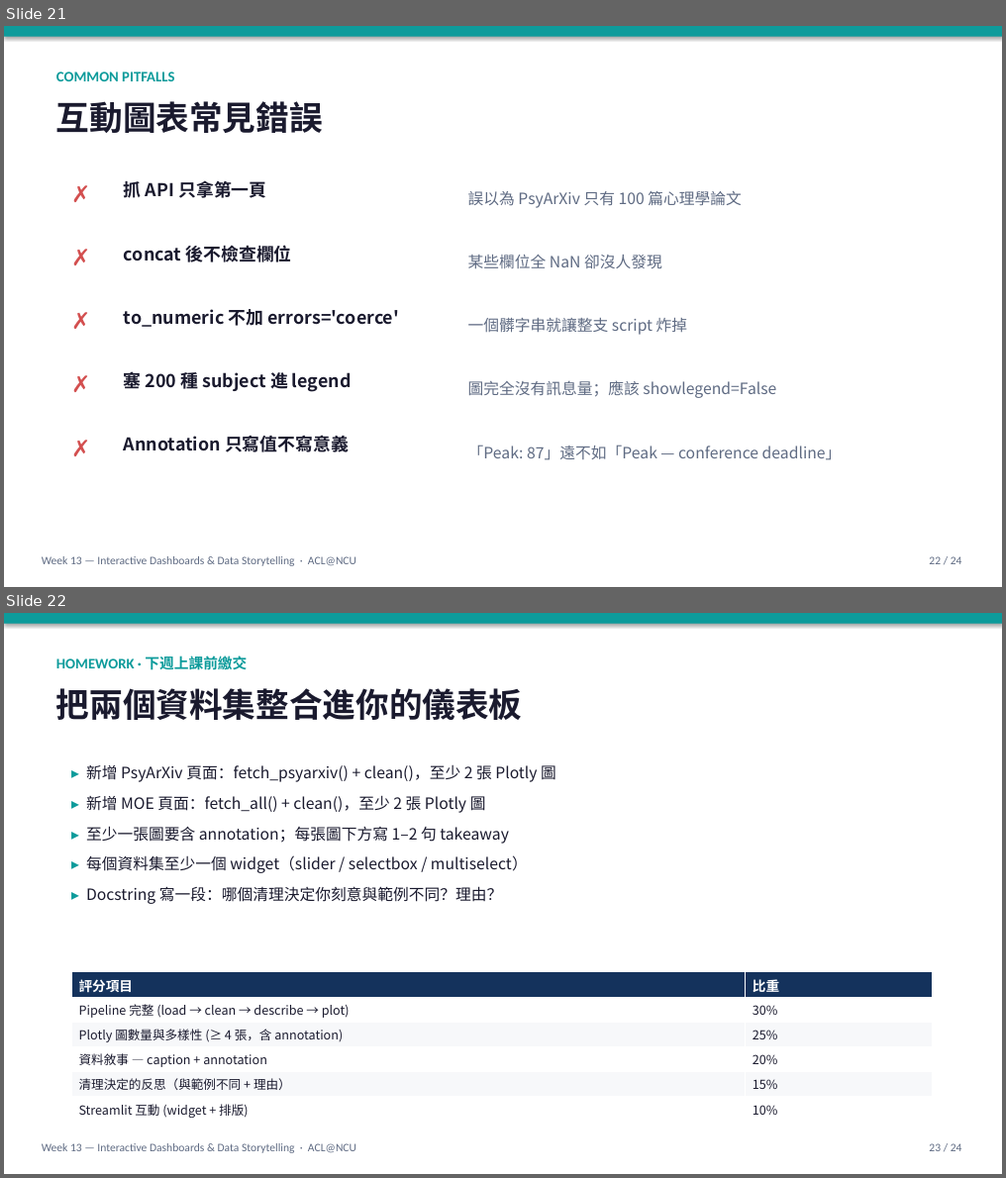
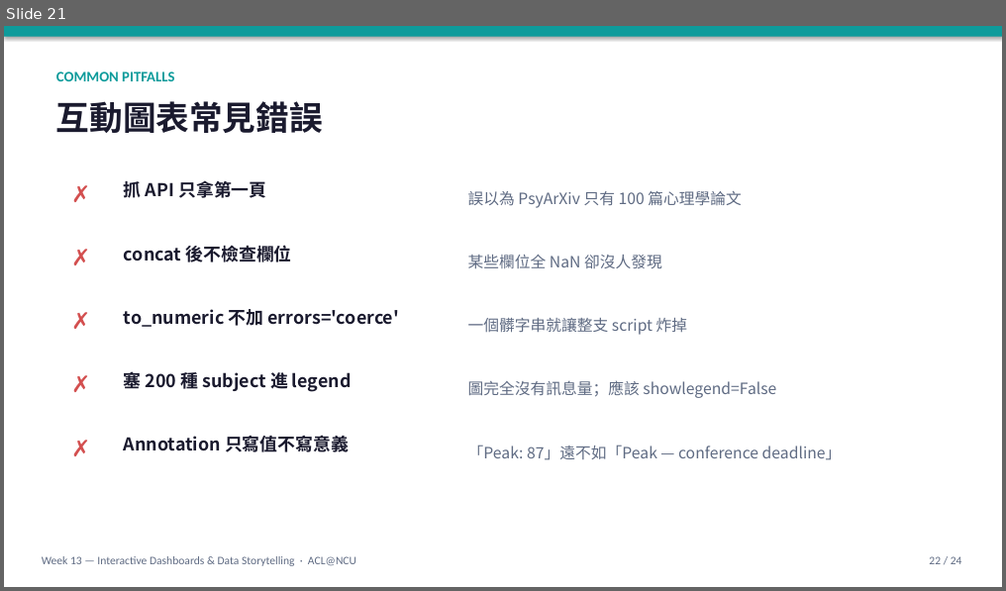
Before and after one commit to audachang/ncu-compneuro-2026-spring, a slide deck: week-13-interactive_dashboards_and_storytelling/week-13-slides.pptx. Shown one above the other, each under a label of ours: slides 21 and 22 before the commit, slide 21 after it. The pictures are 1006x1178 and 1006x591 pixels, drawn with LibreOffice and Linux fonts; fonts in the diff are those of the drawing. Boxes give left, top, right and bottom in pixels: in the first picture for what was removed or moved away, otherwise in the second. Text is boxed around its words. In the diff, an @@ line names an element or a change of style, - is before the commit and + after.

Commit message:
update week13

```diff
--- a/week-13-interactive_dashboards_and_storytelling/week-13-slides.pptx
+++ b/week-13-interactive_dashboards_and_storytelling/week-13-slides.pptx
@@ slide 22 removed at box(4, 613, 1002, 1174), background #FFFFFF @@
@@ rectangle removed at box(4, 613, 1002, 1174) @@
@@ rectangle removed at box(4, 613, 1002, 624) @@
@@ text removed at box(56, 656, 247, 670) @@
-HOMEWORK · 下週上課前繳交
@@ text removed at box(56, 688, 523, 720) @@
-把兩個資料集整合進你的儀表板
@@ text removed at box(86, 763, 556, 904) @@
-▸ 新增 PsyArXiv 頁面：fetch_psyarxiv() + clean()，至少 2 張 Plotly 圖
-▸ 新增 MOE 頁面：fetch_all() + clean()，至少 2 張 Plotly 圖
-▸ 至少一張圖要含 annotation；每張圖下方寫 1–2 句 takeaway
-▸ 每個資料集至少一個 widget（slider / selectbox / multiselect）
-▸ Docstring 寫一段：哪個清理決定你刻意與範例不同？理由？
@@ table removed at box(71, 972, 933, 1122), 6 rows, 2 columns @@
-評分項目 | 比重
-Pipeline 完整 (load → clean → describe → plot) | 30%
-Plotly 圖數量與多樣性 (≥ 4 張，含 annotation) | 25%
-資料敘事 — caption + annotation | 20%
-清理決定的反思（與範例不同 + 理由） | 15%
-Streamlit 互動 (widget + 排版) | 10%
@@ text removed at box(42, 1144, 356, 1154) @@
-Week 13 — Interactive Dashboards & Data Storytelling · ACL@NCU
@@ text removed at box(929, 1144, 962, 1152) @@
-23 / 24
```
Also in this commit, not shown: 1 slide changed, 12 other files.
